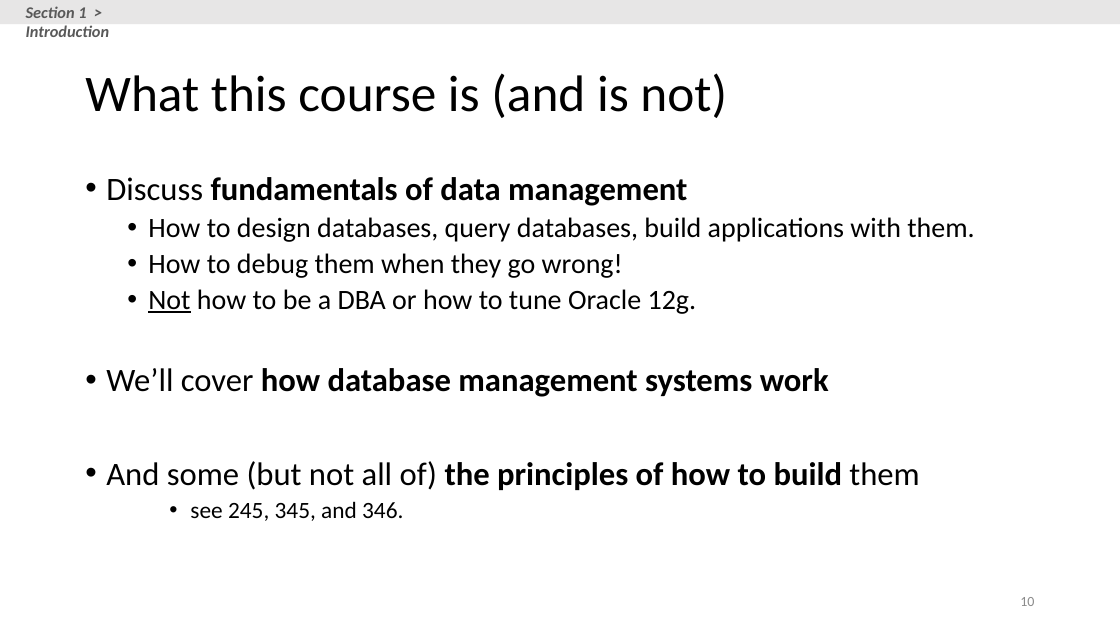
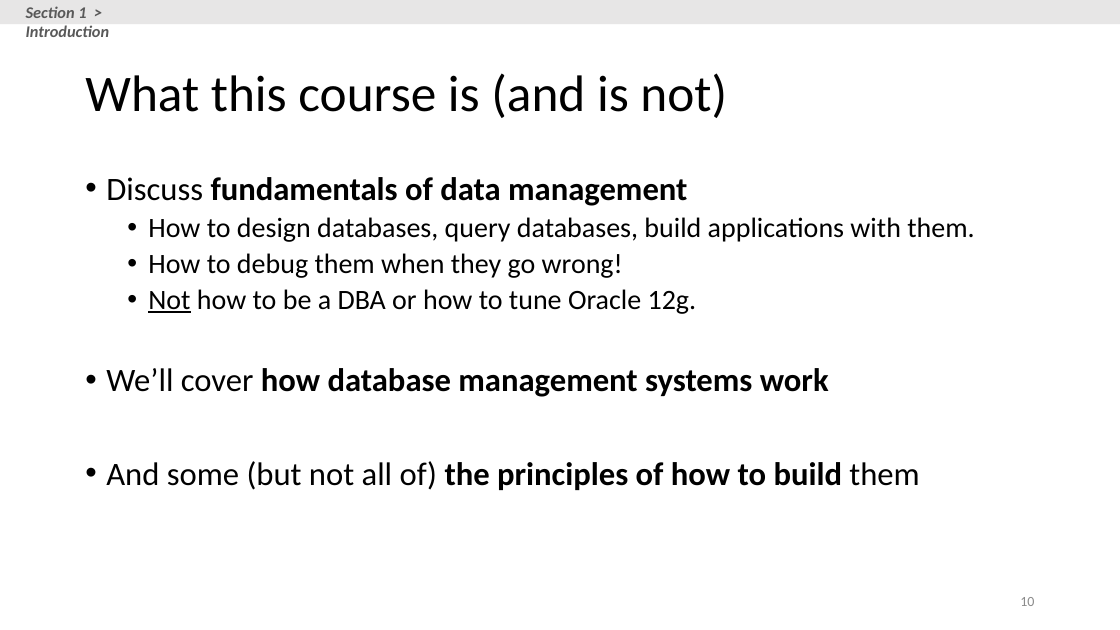
Before and after one commit to CoLuthien/lecture_db, a slide deck: slide 10 of Day01/Day01_Intro.pptx. Drawn at 1120x630 pixels with LibreOffice and Linux fonts; fonts in the diff are those of the drawing. Boxes give left, top, right and bottom in pixels: in the first picture for what was removed or moved away, otherwise in the second. Text is boxed around its words. In the diff, an @@ line names an element or a change of style, - is before the commit and + after.

```diff
--- a/Day01/Day01_Intro.pptx
+++ b/Day01/Day01_Intro.pptx
@@ text at (x1=190, y1=501, x2=403, y2=521): paragraph removed @@
-    • see 245, 345, and 346.
```
Also in this commit, not shown: 1 other file.
